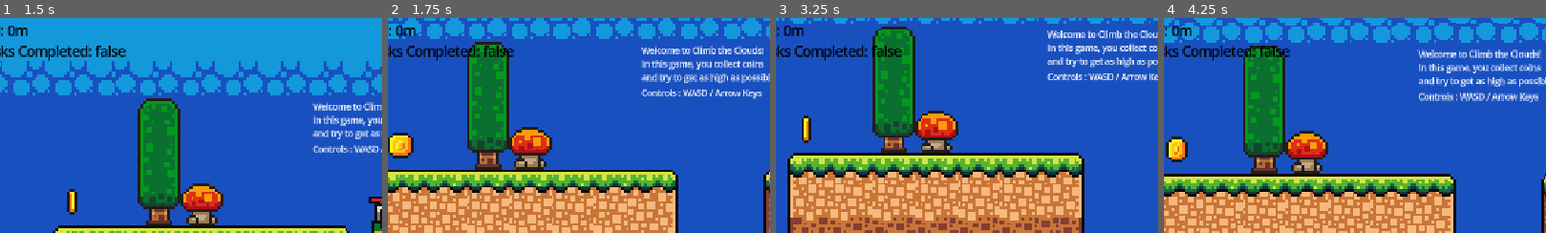
Above: before the commit, frames 1-4 (left to right).
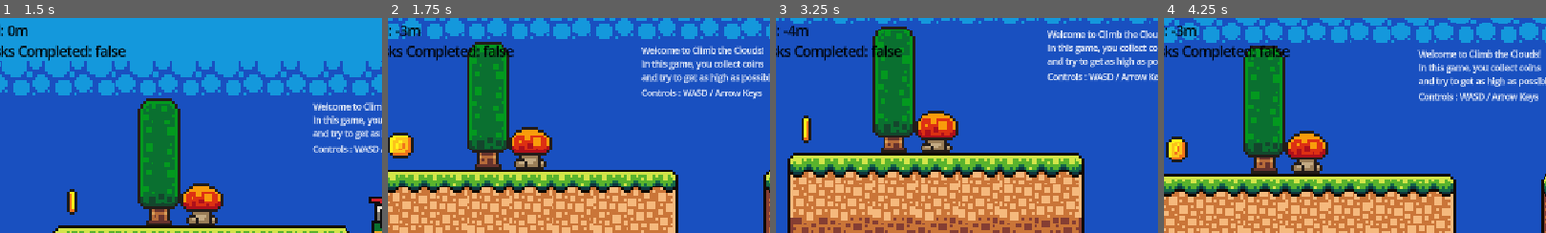
Above: after the commit, the same moments.

Repository: zacharytam-0411/shiba-climb-the-clouds
Game: Godot game, scene res://scenes/main_screen.tscn
Two runs of this game, one before a commit and one after it. Both use one fixed random seed, a clock stepped at 60 frames per second and the inputs below.
Inputs (mouse positions are % of the whole screen's width and height, from its top left):
- Up to frame 1 (1.5 s): click "Start Game" at 0.5 s; tap Enter at 1.25 s; move the mouse to (72, 45) at 1.27 s; hold Right (move_right) from 1.28 s (still down); click (72, 45) at 1.42 s
- Up to frame 2 (1.75 s): keep holding Right (move_right); tap W (move_up) at 1.52 s
- Up to frame 3 (3.25 s): move the mouse to (30, 55) at 2.02 s; tap W (move_up) at 2.27 s; move the mouse to (60, 28) at 2.77 s; release Right (move_right) at 2.78 s; hold Left (move_left) from 2.78 s (still down)
- Up to frame 4 (4.25 s): move the mouse to (45, 70) at 3.52 s; release Left (move_left) at 3.53 s; hold Right (move_right) from 3.53 s (still down); click (45, 70) at 3.67 s; tap W (move_up) at 3.77 s
The pictures show only the part of the screen within x 6-56%, y 8-58%; the shares and areas given below are measured in that part.

Frame 1 is identical in both runs. In frame 2, 0.2% of the frame differs, in the area x 2-9%, y 3-9%; in frame 3, 0.2%; in frame 4, 0.2%.

Commit message:
fixed song names

Diff:
--- a/scenes/BGMPlayer.gd
+++ b/scenes/BGMPlayer.gd
@@ -4,28 +4,22 @@
 @onready var label_timer: Timer = $"../BGMTimer"
 
 var bgm_list: Array = [
-	{"name": "Overflow", "stream": preload("res://assets/music/オーバーライド - 重音テトSV[吉田夜世] - 吉田夜世.mp3")},
-	{"name": "Tetoris", "stream": preload("res://assets/music/テトリス _ 重音テトSV - 柊マグネタイト.mp3")},
-	{"name": "From the start", "stream": preload("res://assets/music/From The Start Cover __ 重音テトSV「Kasane Teto」 - SylviSlime.mp3")},
-	{"name": "Lover Girl", "stream": preload("res://assets/music/Lover Girl __ 重音テトSV「Kasane Teto」 - SylviSlime.mp3")}
+	{"name": "Overflow", "stream": preload("res://assets/music/Overflow.mp3")},
+	{"name": "Tetoris", "stream": preload("res://assets/music/Tetoris.mp3")},
+	{"name": "From the start", "stream": preload("res://assets/music/From The Start.mp3")},
+	{"name": "Lover Girl", "stream": preload("res://assets/music/Lover Girl.mp3")}
 ]
 var current_bgm_index: int = 0
 var end_timer: SceneTreeTimer = null
 var bgm_started: bool = false
 
 func _ready() -> void:
-	# Connect label timer
 	if not label_timer.timeout.is_connected(Callable(self, "_on_BGMLabelTimer_timeout")):
 		label_timer.timeout.connect(Callable(self, "_on_BGMLabelTimer_timeout"))
-
-	# Hide label at start
 	if bgm_label:
 		bgm_label.visible = false
-
-	# Start immediately only on non-Web platforms
-	if OS.get_name() != "Web":
-		bgm_started = true
-		_play_bgm(current_bgm_index)
+	bgm_started = true
+	_play_bgm(current_bgm_index)
 
 
 func _unhandled_input(event: InputEvent) -> void:
--- a/scripts/label.gd
+++ b/scripts/label.gd
@@ -1,8 +1,6 @@
 extends Label
 @onready var label: Label = $"."
 @onready var player: CharacterBody2D
-
-var y_level = 0
 
 func _ready():
 	label.text = "Y level: 0m"
--- a/scripts/player.gd
+++ b/scripts/player.gd
@@ -13,11 +13,9 @@
 @onready var jump_sound: AudioStreamPlayer2D = $AudioStreamPlayer2D
 
 func _process(delta: float) -> void:
-	# Protect against missing Global autoload on Web
-	if Engine.has_singleton("Global"):
-		Global.y_level = roundf((-position.y + 5) / 16)
-		if Global.y_level > Global.max_height:
-			Global.max_height = Global.y_level
+	Global.y_level = roundf((-position.y + 5) / 16)
+	if Global.y_level > Global.max_height:
+		Global.max_height = Global.y_level
 
 func _physics_process(delta: float) -> void:
 	# Apply gravity
Not shown, removed: assets/music/Big Cat Waltz 大猫のワルツ - Cateen かてぃん-[AudioTrimmer.com].mp3.import
Not shown, added: assets/music/Big Cat Waltz.mp3.import
Not shown, removed: assets/music/From The Start Cover __ 重音テトSV「Kasane Teto」 - SylviSlime.mp3.import
Not shown, added: assets/music/From The Start.mp3.import
Not shown, removed: assets/music/Lover Girl __ 重音テトSV「Kasane Teto」 - SylviSlime.mp3.import
Not shown, added: assets/music/Lover Girl.mp3.import
Not shown, added: assets/music/Overflow.mp3.import
Not shown, added: assets/music/Tetoris.mp3.import
Not shown, removed: assets/music/オーバーライド - 重音テトSV[吉田夜世] - 吉田夜世.mp3.import
Not shown, removed: assets/music/テトリス _ 重音テトSV - 柊マグネタイト.mp3.import
Not shown, changed: export_presets.cfg
Not shown, removed: scenes/オーバーライド - 重音テトSV[吉田夜世] - 吉田夜世.mp3.import
(and 13 more such lines)
